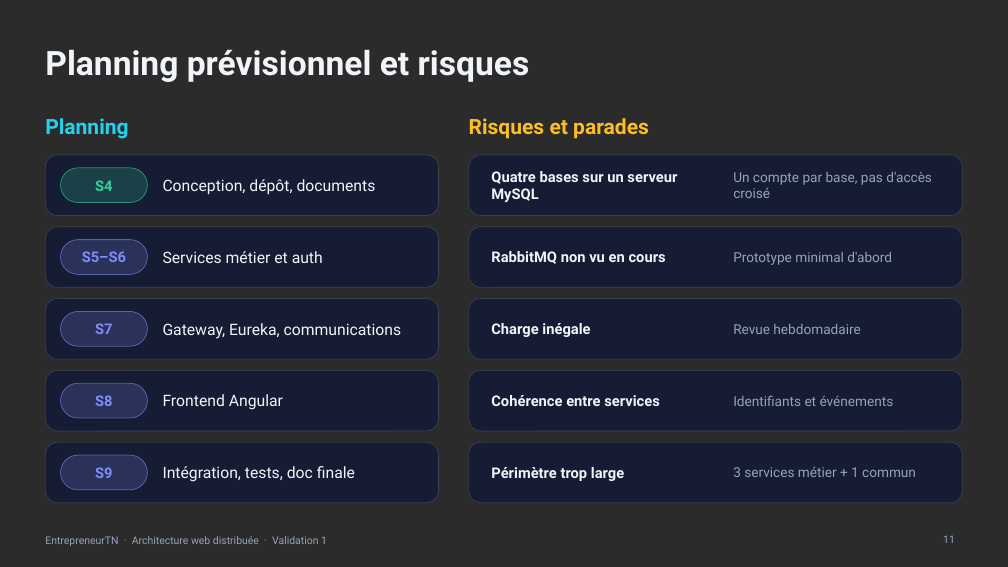
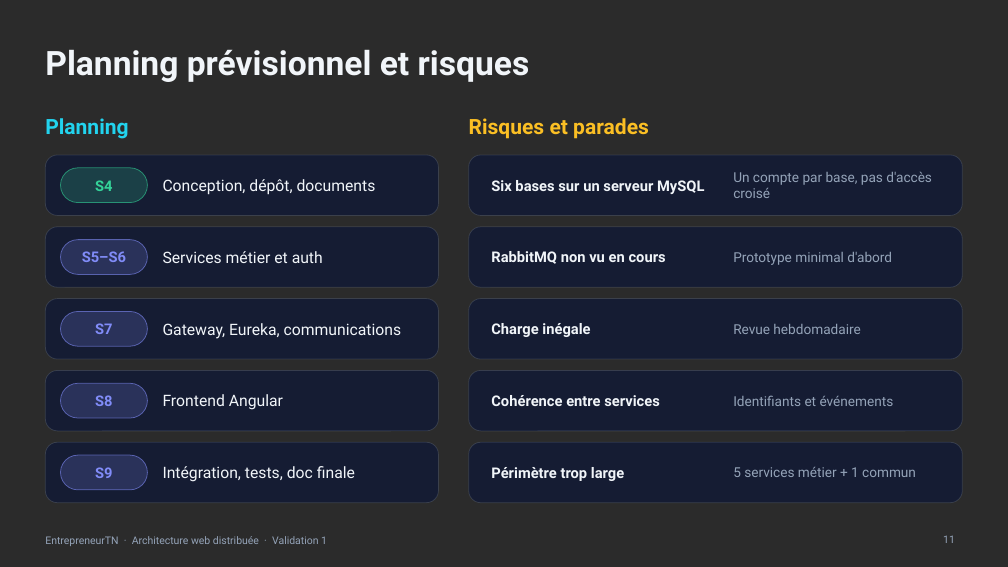
Before and after one commit to BadisBeji/EntrepreneurTN-4SSA10, a slide deck: slide 11 of Documentation/Presentation/Presentation_EntrepreneurTN.pptx. Drawn at 1008x567 pixels with LibreOffice and Linux fonts; fonts in the diff are those of the drawing; background and template pictures are left out; a plain dark background stands for a picture behind light text. Boxes give left, top, right and bottom in pixels: in the first picture for what was removed or moved away, otherwise in the second. Text is boxed around its words. In the diff, an @@ line names an element or a change of style, - is before the commit and + after.

```diff
--- a/Documentation/Presentation/Presentation_EntrepreneurTN.pptx
+++ b/Documentation/Presentation/Presentation_EntrepreneurTN.pptx
@@ text at bbox=[491, 180, 704, 194]: text changed @@
-Quatre bases sur un serveur MySQL
+Six bases sur un serveur MySQL
@@ text at bbox=[733, 467, 916, 477]: text changed @@
-3 services métier + 1 commun
+5 services métier + 1 commun
```
Also in this commit, not shown: 9 other slides changed, 2 slides added, 17 other files.
